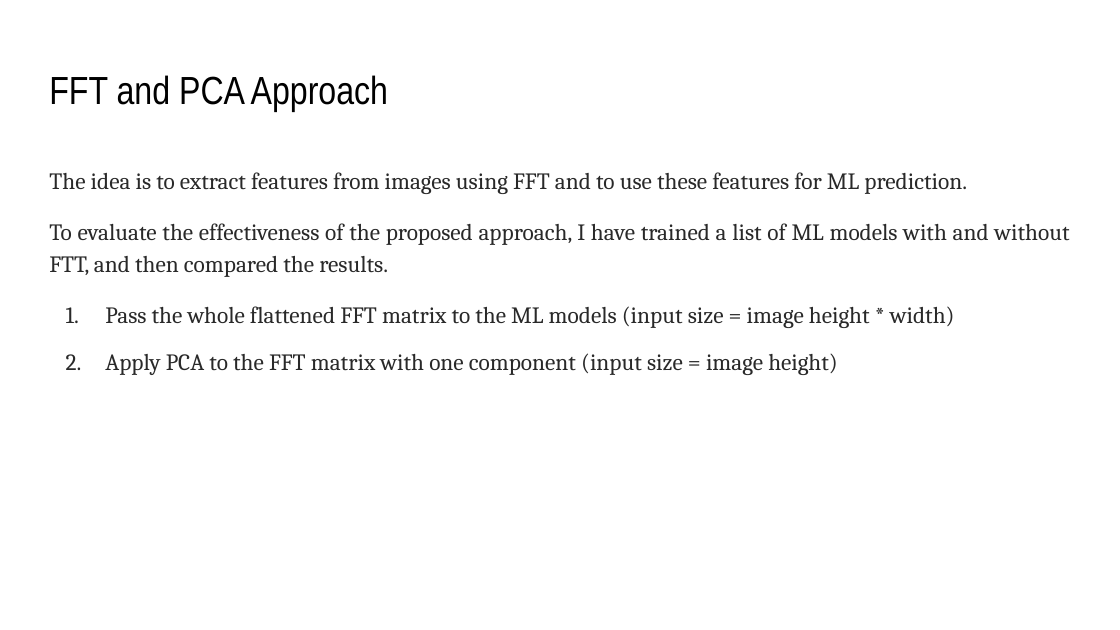
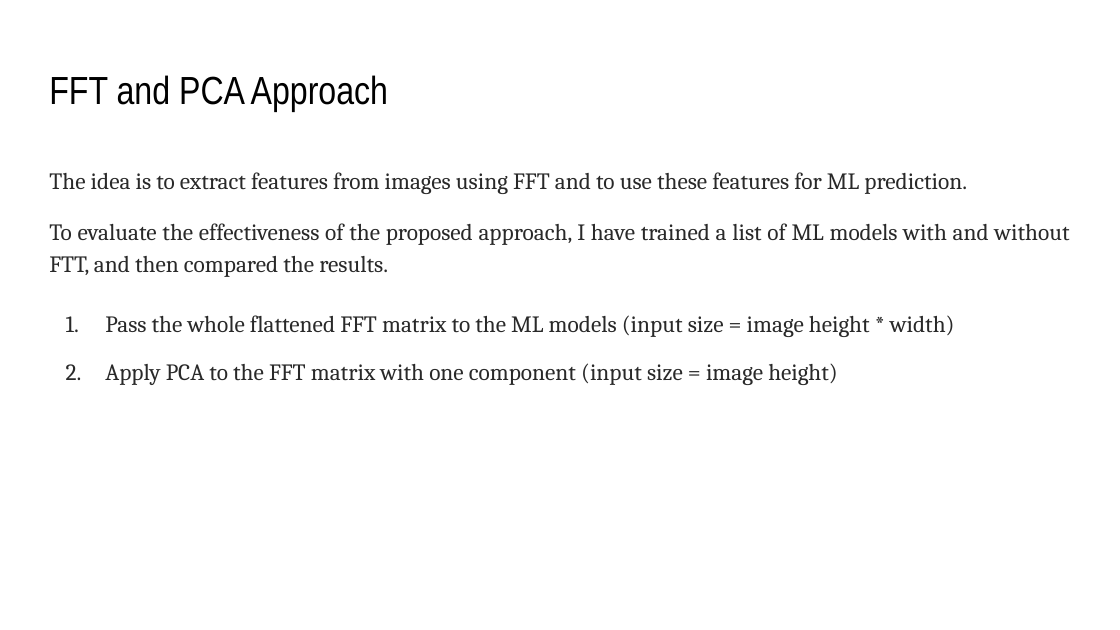
Before and after one commit to Ahmedbendaouia/MIC-DS23-CNNR-FFT-TinyML, a slide deck: slide 2 of FFT on froth/ML with FFT.pptx. Drawn at 1120x630 pixels with LibreOffice and Linux fonts; fonts in the diff are those of the drawing. Boxes give left, top, right and bottom in pixels: in the first picture for what was removed or moved away, otherwise in the second. Text is boxed around its words. In the diff, an @@ line names an element or a change of style, - is before the commit and + after.

```diff
--- a/FFT on froth/ML with FFT.pptx
+++ b/FFT on froth/ML with FFT.pptx
@@ text at box(105, 315, 955, 337): line spacing 1.15 to 1.5 @@
```
Also in this commit, not shown: 5 other slides changed, 1 slide added, 1 slide removed, 15 other files.
